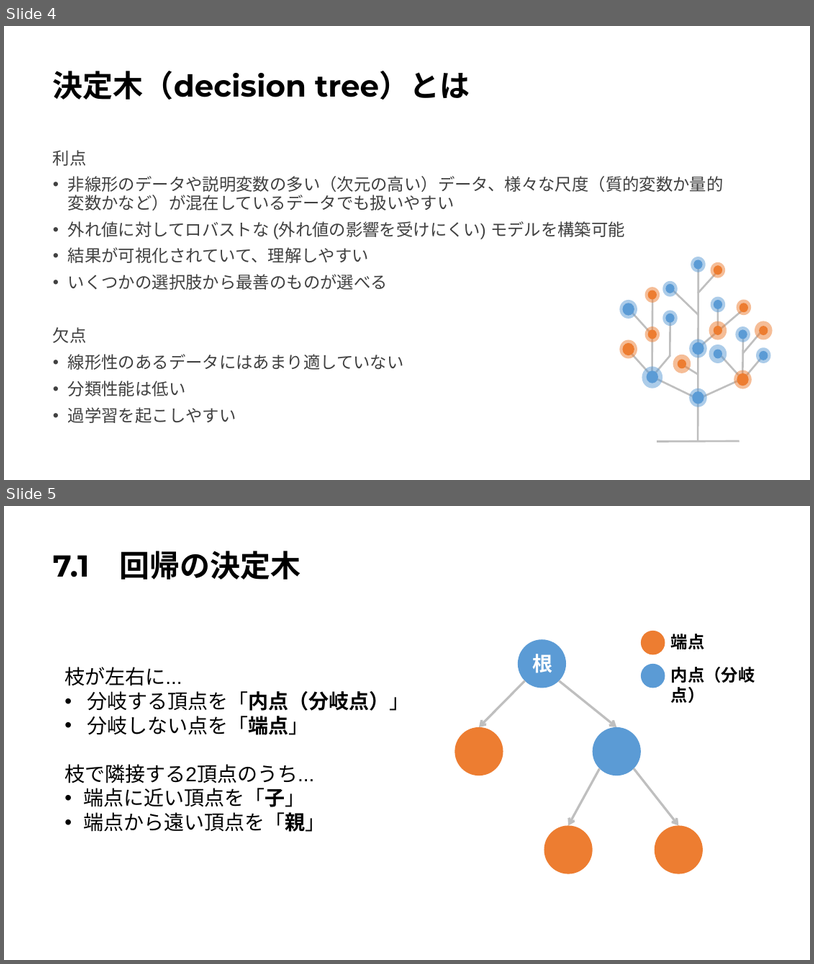
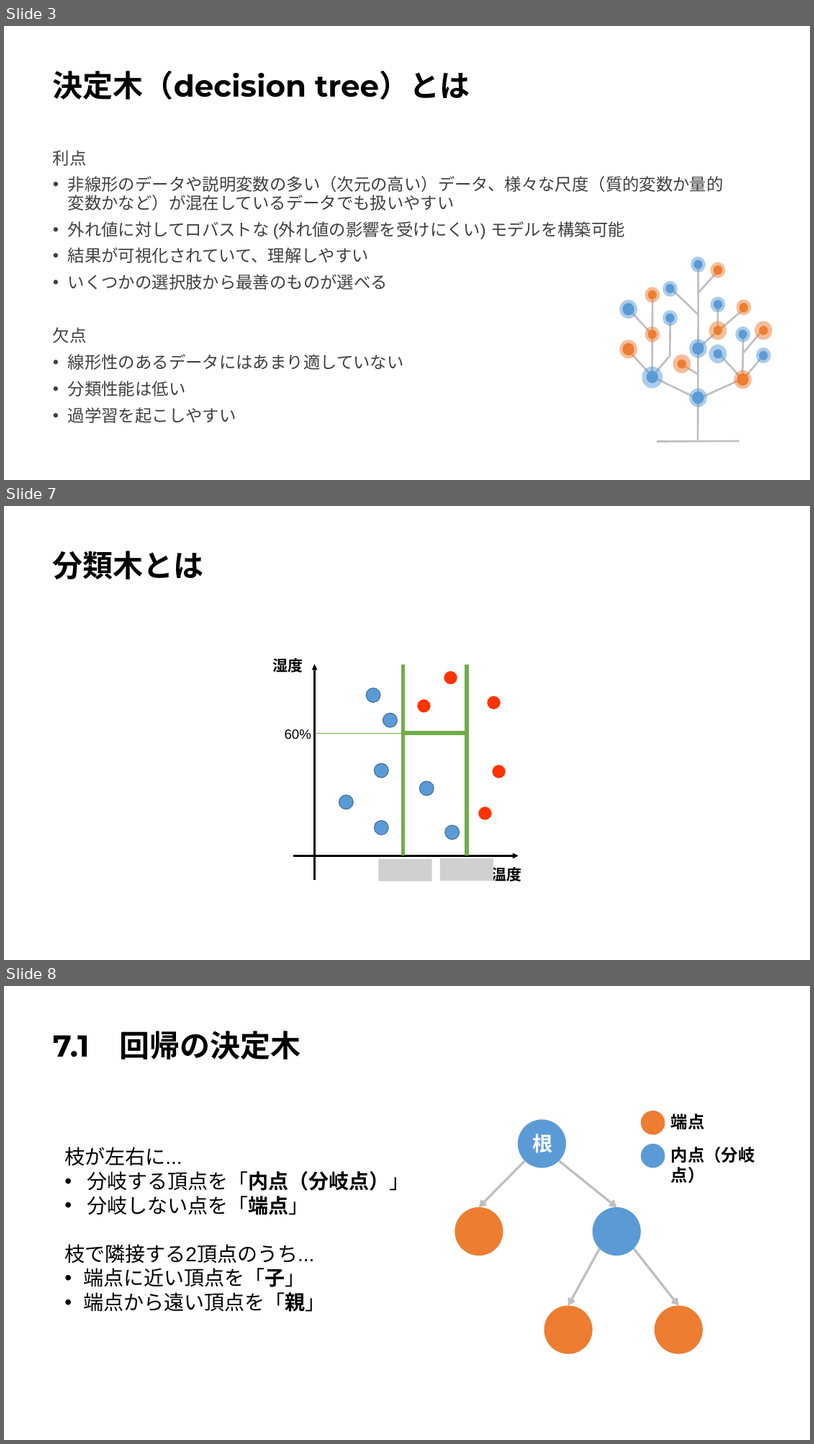
Before and after one commit to Harrry1206/-Graduation-research2, a slide deck: 第7章決定木.pptx. Shown one above the other, each under a label of ours: slides 4 and 5 before the commit, slides 3, 7 and 8 after it; the slides between them are not shown. The pictures are 814x964 and 814x1444 pixels, drawn with LibreOffice and Linux fonts; fonts in the diff are those of the drawing; grey boxes stand for pictures. Boxes give left, top, right and bottom in pixels: in the first picture for what was removed or moved away, otherwise in the second. Text is boxed around its words. In the diff, an @@ line names an element or a change of style, - is before the commit and + after.

```diff
--- a/第7章決定木.pptx
+++ b/第7章決定木.pptx
@@ slide 7 added at bbox=[4, 506, 810, 960], background #FFFFFF @@
@@ title added at bbox=[53, 551, 204, 579], 36 pt, text #000000, bold @@
+分類木とは
@@ line added from (404, 664) to (404, 856), #70AD47 4.5 pt @@
@@ line added from (468, 664) to (468, 856), #70AD47 4.5 pt @@
@@ line added from (315, 733) to (406, 733), #70AD47 0.5 pt @@
@@ line added from (404, 733) to (468, 733), #70AD47 4.5 pt @@
@@ picture added at bbox=[440, 858, 494, 880] @@
@@ group added at bbox=[273, 658, 522, 883]: 12 ellipses, 3 texts, 2 arrows, 1 picture @@
+60%
+湿度
+温度
@@ what was slide 4 is now slide 3 @@
@@ what was slide 5 is now slide 8 @@
```
Also in this commit, not shown: 9 slides changed, 13 other slides added, 1 slide removed.
